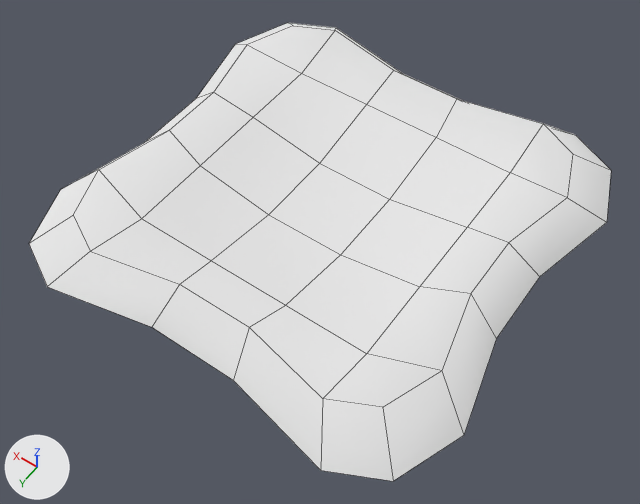
Before and after pictures for a commit that changed the Blender file dist/Release/MinGW-Windows/data/scene/silde.blend.
Rendered twice from a camera (50 mm lens) standing at (-45.8, 66.4, 90.6) and looking at (-2.4, 5.7, -4.7). The axes (+X, +Y, +Z) are drawn at lower left. The lights are the same throughout. Mesh edges are drawn as thin lines.
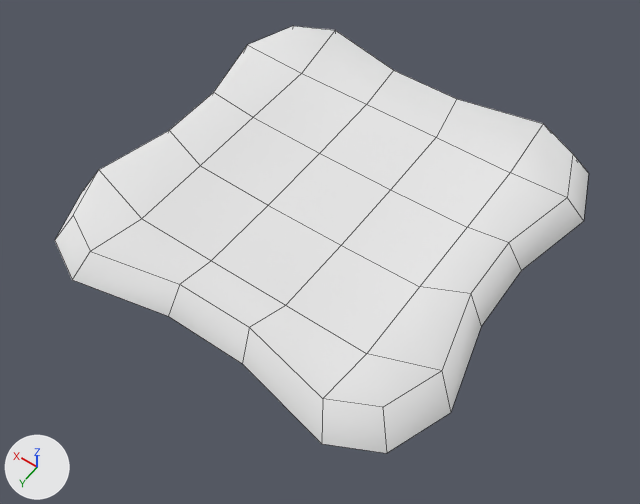
Changed parts and their boxes [x1, y1, x2, y2] in the pictures (640 x 504 px; the box of a moved part takes in the faces that stretch with it):
'Plane', reshaped (8% narrower, 7% shorter)
    before: [29, 23, 611, 481]
    after: [55, 26, 589, 453]
part 1 of me_plane, moved or reshaped
    before: [29, 23, 611, 481]
    after: [55, 154, 589, 453]
part 2 of me_plane, moved or reshaped
    both: [142, 73, 510, 354]

Edits to the bpy script that builds the scene:
```text
Change me_plane:
    where me_plane.from_pydata(...)  # 56 vertices, 45 faces; spans x -1.08..1.08, y -1.08..1.08, z -0.27..0.0
    used by ob_plane; location = (0.0, 0.0, 2.4); scale = (30.0, 30.0, 18.0)
    before: 25 (0.2, -0.2, -0.27) at pixel (319, 163), 26 (0.2, 0.2, -0.27) at pixel (268, 214), 29 (-0.2, -0.2, -0.27) at pixel (389, 199), 30 (-0.2, 0.2, -0.27) at pixel (340, 254)
    me_plane part 1: all 20 vertices in x -1.08..1.08, y -1.08..1.08, z -0.25 are scaled about their middle by (0.917, 0.917, 1)
    me_plane part 2
    add for i in [25, 26, 29, 30]: me_plane.vertices[i].co += Vector((0.0, 0.0, 0.11))
```
